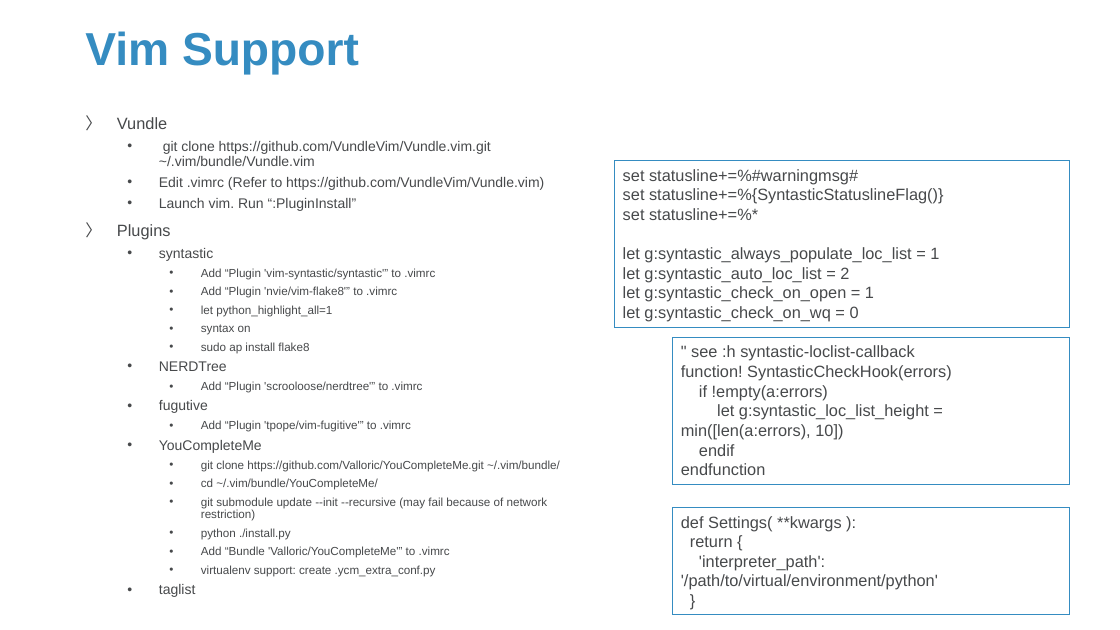
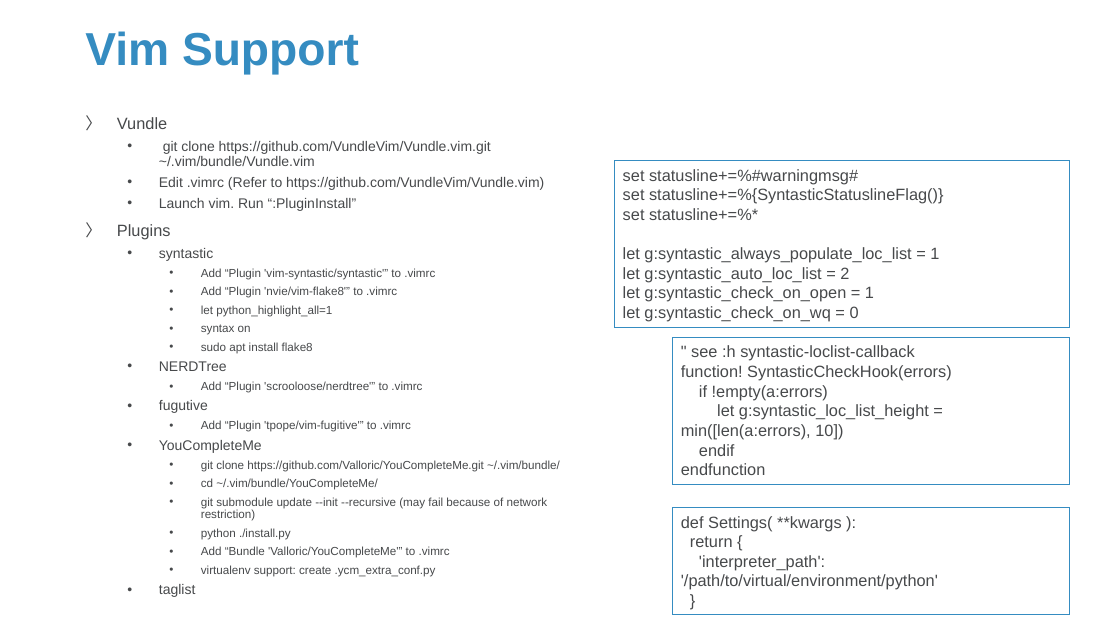
Before and after one commit to Sparks-Lu/TechNotes, a slide deck: slide 9 of Python/Python-Notes.pptx. Drawn at 1120x630 pixels with LibreOffice and Linux fonts; fonts in the diff are those of the drawing; background and template pictures are left out. Boxes give left, top, right and bottom in pixels: in the first picture for what was removed or moved away, otherwise in the second. Text is boxed around its words. In the diff, an @@ line names an element or a change of style, - is before the commit and + after.

```diff
--- a/Python/Python-Notes.pptx
+++ b/Python/Python-Notes.pptx
@@ text at (x1=201, y1=342, x2=313, y2=354): text changed @@
-    • sudo ap install flake8
+    • sudo apt install flake8
```
Also in this commit, not shown: 8 other slides changed, 1 slide added, 8 other files.
